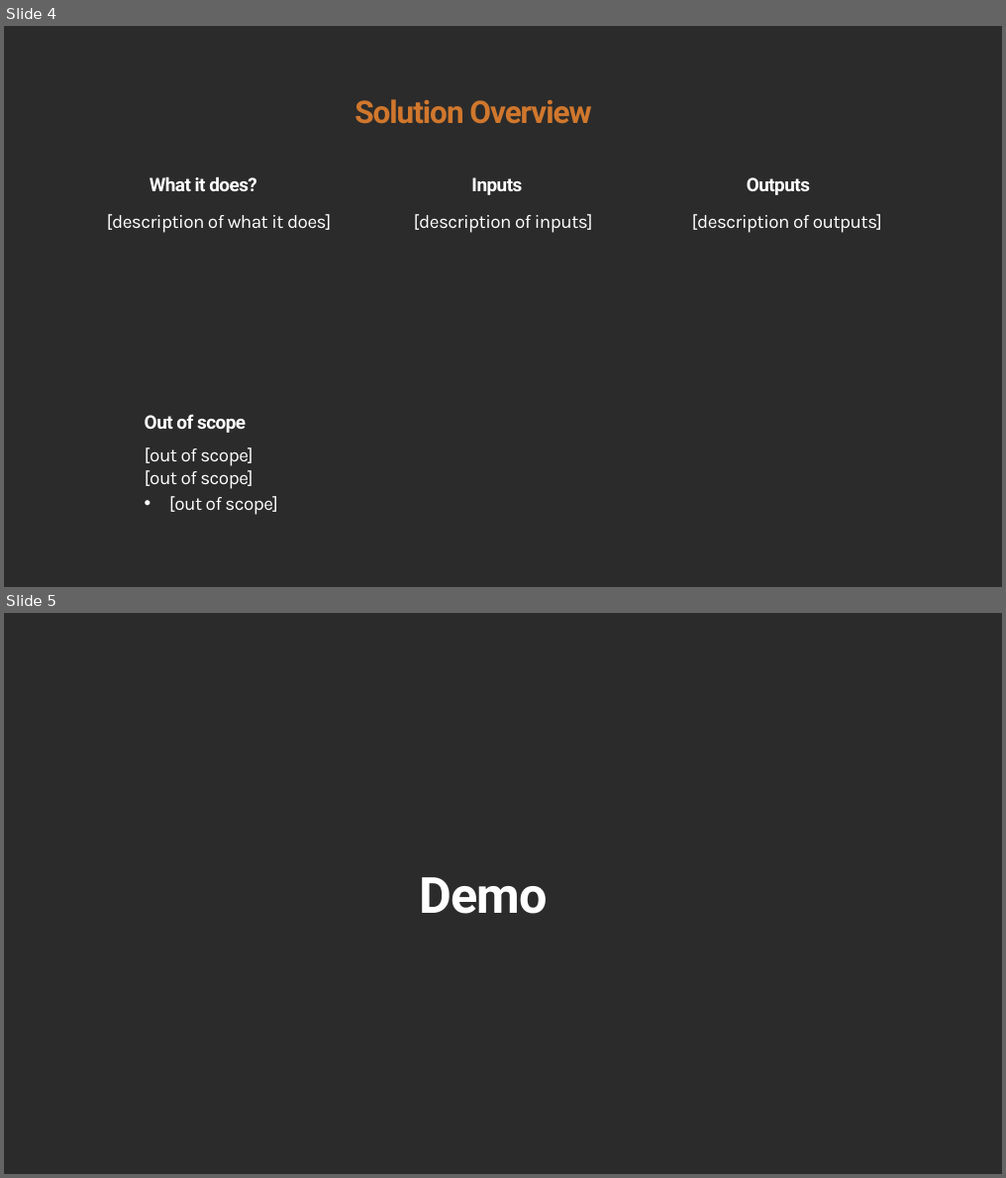
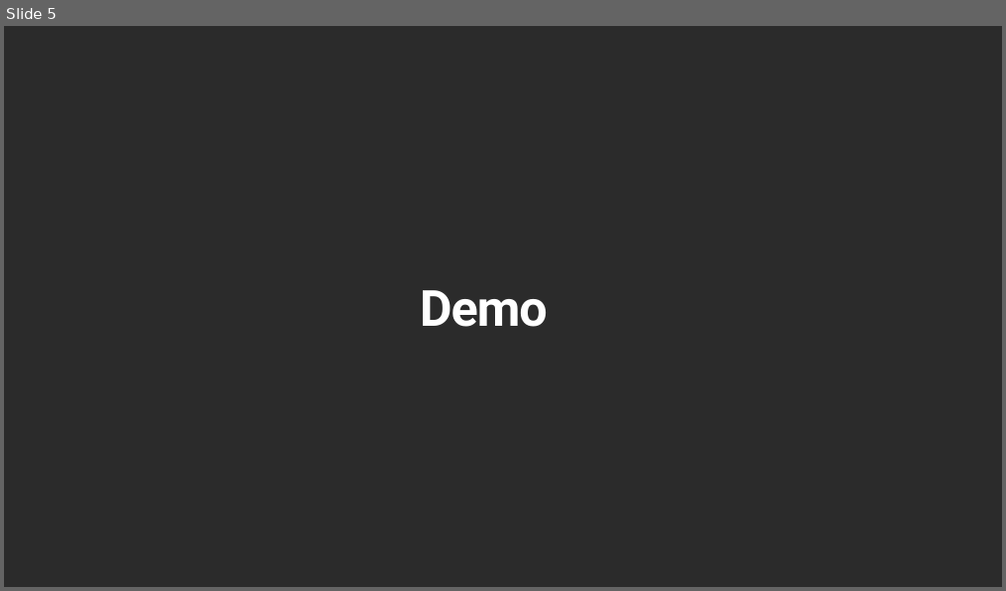
Before and after one commit to NewOrbit/Hackathon-2025, a slide deck: demo/demo_template 1.pptx. Shown one above the other, each under a label of ours: slides 4 and 5 before the commit, slide 5 after it. The pictures are 1006x1178 and 1006x591 pixels, drawn with LibreOffice and Linux fonts; fonts in the diff are those of the drawing; background and template pictures are left out; a plain dark background stands for a picture behind light text. Boxes give left, top, right and bottom in pixels: in the first picture for what was removed or moved away, otherwise in the second. Text is boxed around its words. In the diff, an @@ line names an element or a change of style, - is before the commit and + after.

```diff
--- a/demo/demo_template 1.pptx
+++ b/demo/demo_template 1.pptx
@@ slide 4 removed at <box>4,26,1002,587</box>, background picture (left out) @@
@@ text removed at <box>354,99,591,124</box> @@
-Solution Overview
@@ text removed at <box>150,177,257,191</box> @@
-What it does?
@@ text removed at <box>471,177,522,195</box> @@
-Inputs
@@ text removed at <box>746,177,810,195</box> @@
-Outputs
@@ text removed at <box>107,214,332,233</box> @@
-[description of what it does]
@@ text removed at <box>414,214,593,233</box> @@
-[description of inputs]
@@ text removed at <box>692,214,882,233</box> @@
-[description of outputs]
@@ text removed at <box>145,414,246,433</box> @@
-Out of scope
@@ text removed at <box>145,448,278,515</box> @@
-• [out of scope]
-  [out of scope]
-  [out of scope]
```
Also in this commit, not shown: 1 slide changed, 3 slides added, 2 other slides removed, 3 other files.
